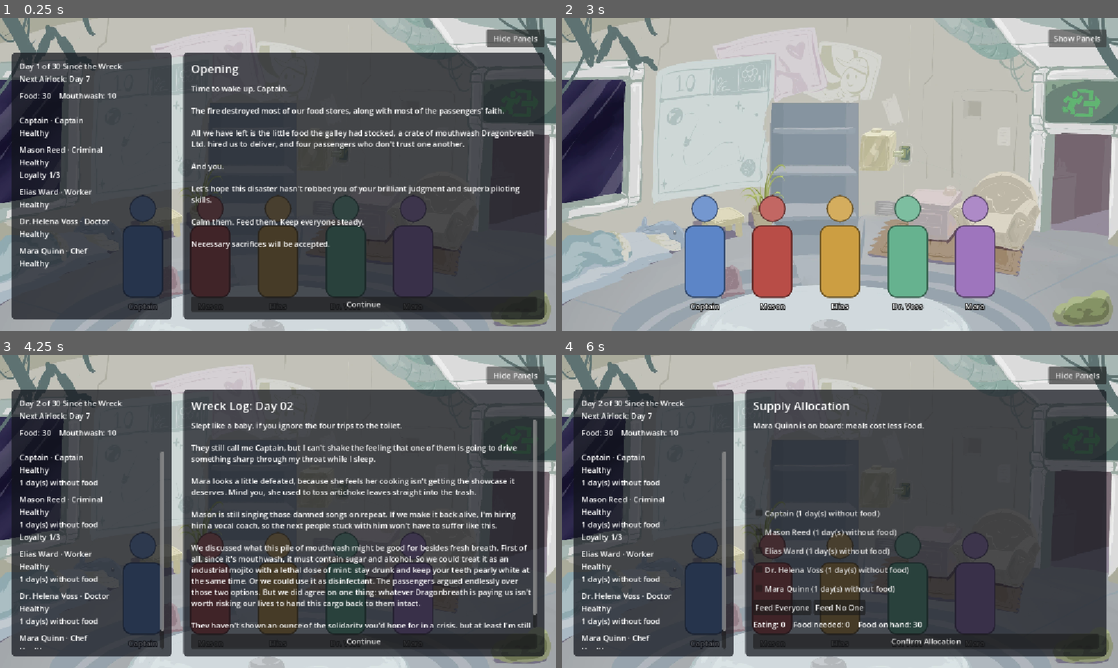
Above: before the commit, frames 1-4 (two rows, left to right).
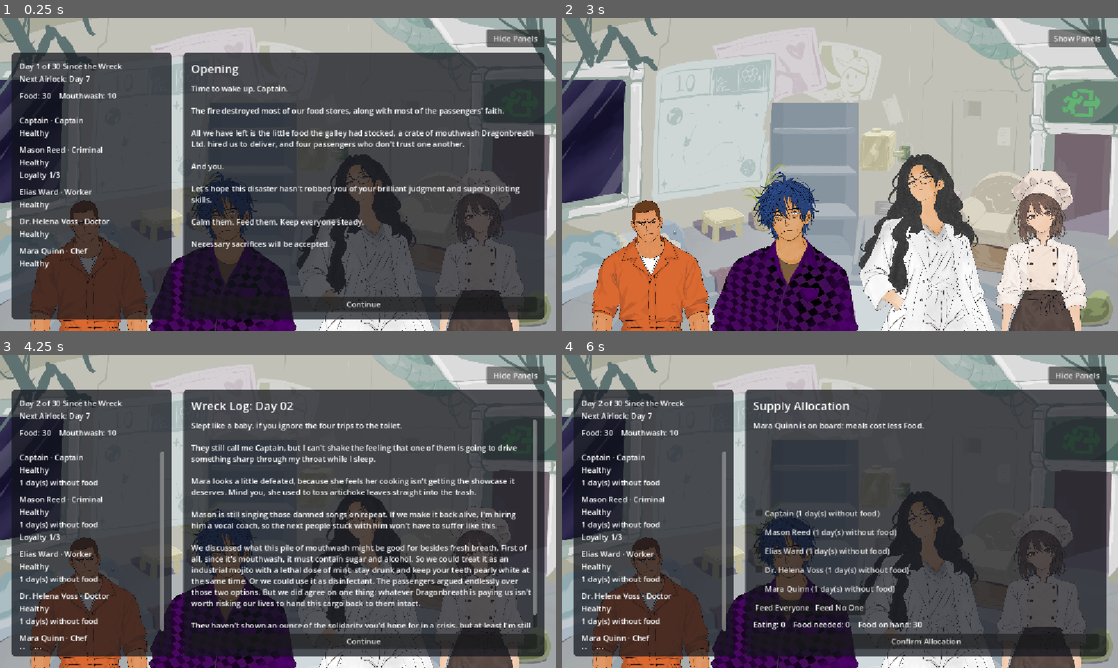
Above: after the commit, the same moments.

Repository: UnZzz/airlock
Game: Godot game, scene res://main.tscn
The game is run twice, just before and just after one commit, with the same random seed, the same clock (stepped at 60 frames per second) and the same inputs.
Inputs:
- Up to frame 1 (0.25 s): no input
- Up to frame 2 (3 s): click "Continue" at 0.5 s; click "Continue" at 1.25 s; click "Confirm Allocation" at 2 s; click "Hide Panels" at 2.75 s
- Up to frame 3 (4.25 s): click "Show Panels" at 3.5 s
- Up to frame 4 (6 s): click "Hide Panels" at 4.25 s; click "Show Panels" at 5 s; click "Continue" at 5.75 s

The runs differ from the first frame. In frame 1, 20% of the frame differs, in the area x 5-94%, y 43-100%; in frame 2, 32%, in the area x 5-95%, y 43-100%; in frame 3, 18%; in frame 4, 19%.

Commit message:
Update art

Diff:
--- a/character_system/CrewStage.tscn
+++ b/character_system/CrewStage.tscn
@@ -18,10 +18,8 @@
 anchor_top = 1.0
 anchor_right = 1.0
 anchor_bottom = 1.0
-offset_top = -280.0
-offset_bottom = -40.0
 grow_horizontal = 2
 grow_vertical = 0
 mouse_filter = 2
 alignment = 1
-theme_override_constants/separation = 56
+theme_override_constants/separation = 0
--- a/character_system/crew_stage.gd
+++ b/character_system/crew_stage.gd
@@ -1,15 +1,14 @@
 extends Control
 
-const ROLE_COLORS : Dictionary = {
-	CrewMember.Role.CAPTAIN: Color(0.36, 0.52, 0.78),
-	CrewMember.Role.CRIMINAL: Color(0.72, 0.30, 0.28),
-	CrewMember.Role.WORKER: Color(0.80, 0.62, 0.26),
-	CrewMember.Role.DOCTOR: Color(0.40, 0.70, 0.56),
-	CrewMember.Role.CHEF: Color(0.62, 0.46, 0.74),
+const PORTRAIT_PATH : String = "res://character/%s_%d.png"
+
+@export var portrait_ids : Dictionary = {
+	"mason": "1",
+	"elias": "2",
+	"mara": "3",
+	"helena": "4",
 }
-
-@export var head_size : float = 56.0
-@export var body_size : Vector2 = Vector2(84, 150)
+@export var portrait_scale : float = 0.26
 @export var dead_modulate : Color = Color(0.35, 0.35, 0.35, 0.6)
 
 @onready var row : HBoxContainer = $Row
@@ -17,6 +16,8 @@
 
 func _ready() -> void:
 	Crew.crew_changed.connect(_rebuild)
+	EffectSystem.effect_added.connect(func(_target_id, _effect): _rebuild())
+	EffectSystem.effect_removed.connect(func(_target_id, _effect): _rebuild())
 	_rebuild()
 
 
@@ -27,42 +28,34 @@
 	for member in Crew.members:
 		if member.status == CrewMember.Status.EXILED:
 			continue
-		var figure : Control = _build_figure(member)
+		var texture : Texture2D = _get_portrait(member)
+		if texture == null:
+			continue
+		var portrait : TextureRect = TextureRect.new()
+		portrait.name = member.member_id
+		portrait.texture = texture
+		portrait.expand_mode = TextureRect.EXPAND_IGNORE_SIZE
+		portrait.stretch_mode = TextureRect.STRETCH_KEEP_ASPECT_CENTERED
+		portrait.custom_minimum_size = texture.get_size() * portrait_scale
+		portrait.size_flags_vertical = Control.SIZE_SHRINK_END
+		portrait.mouse_filter = Control.MOUSE_FILTER_IGNORE
 		if member.status == CrewMember.Status.DEAD:
-			figure.modulate = dead_modulate
-		row.add_child(figure)
+			portrait.modulate = dead_modulate
+		row.add_child(portrait)
 
 
-func _build_figure(member: CrewMember) -> VBoxContainer:
-	var color : Color = ROLE_COLORS.get(member.role, Color.GRAY)
-	var figure : VBoxContainer = VBoxContainer.new()
-	figure.name = member.member_id
-	figure.alignment = BoxContainer.ALIGNMENT_END
-	figure.mouse_filter = Control.MOUSE_FILTER_IGNORE
-	figure.add_theme_constant_override("separation", 6)
-	var head : Panel = _make_block(Vector2(head_size, head_size), color.lightened(0.15), int(head_size / 2.0))
-	head.size_flags_horizontal = Control.SIZE_SHRINK_CENTER
-	figure.add_child(head)
-	var body : Panel = _make_block(body_size, color, 18)
-	body.size_flags_horizontal = Control.SIZE_SHRINK_CENTER
-	figure.add_child(body)
-	var label : Label = Label.new()
-	label.text = member.short_name if member.short_name != "" else member.display_name
-	label.horizontal_alignment = HORIZONTAL_ALIGNMENT_CENTER
-	label.add_theme_color_override("font_outline_color", Color.BLACK)
-	label.add_theme_constant_override("outline_size", 6)
-	figure.add_child(label)
-	return figure
-
-
-func _make_block(block_size: Vector2, color: Color, radius: int) -> Panel:
-	var block : Panel = Panel.new()
-	block.custom_minimum_size = block_size
-	block.mouse_filter = Control.MOUSE_FILTER_IGNORE
-	var style : StyleBoxFlat = StyleBoxFlat.new()
-	style.bg_color = color
-	style.set_corner_radius_all(radius)
-	style.border_color = color.darkened(0.45)
-	style.set_border_width_all(3)
-	block.add_theme_stylebox_override("panel", style)
-	return block
+func _get_portrait(member: CrewMember) -> Texture2D:
+	var id : String = portrait_ids.get(member.member_id, "")
+	if id == "":
+		return null
+	var variants : Array[int] = [3, 2]
+	match Crew.get_health(member.member_id):
+		CrewMember.Health.CRITICAL:
+			variants = [1, 2]
+		CrewMember.Health.INJURED:
+			variants = [2]
+	for variant in variants:
+		var path : String = PORTRAIT_PATH % [id, variant]
+		if ResourceLoader.exists(path):
+			return load(path)
+	return null
Binary file added: character/1_1.png
Not shown, added: character/1_1.png.import
Binary file added: character/1_2.png
Not shown, added: character/1_2.png.import
Binary file added: character/1_3.png
Binary file added: character/2_1.png
Not shown, added: character/2_1.png.import
Binary file added: character/2_2.png
Not shown, added: character/2_2.png.import
Binary file added: character/2_3.png
Binary file added: character/3_1.png
Not shown, added: character/3_1.png.import
(and 9 more such lines)
